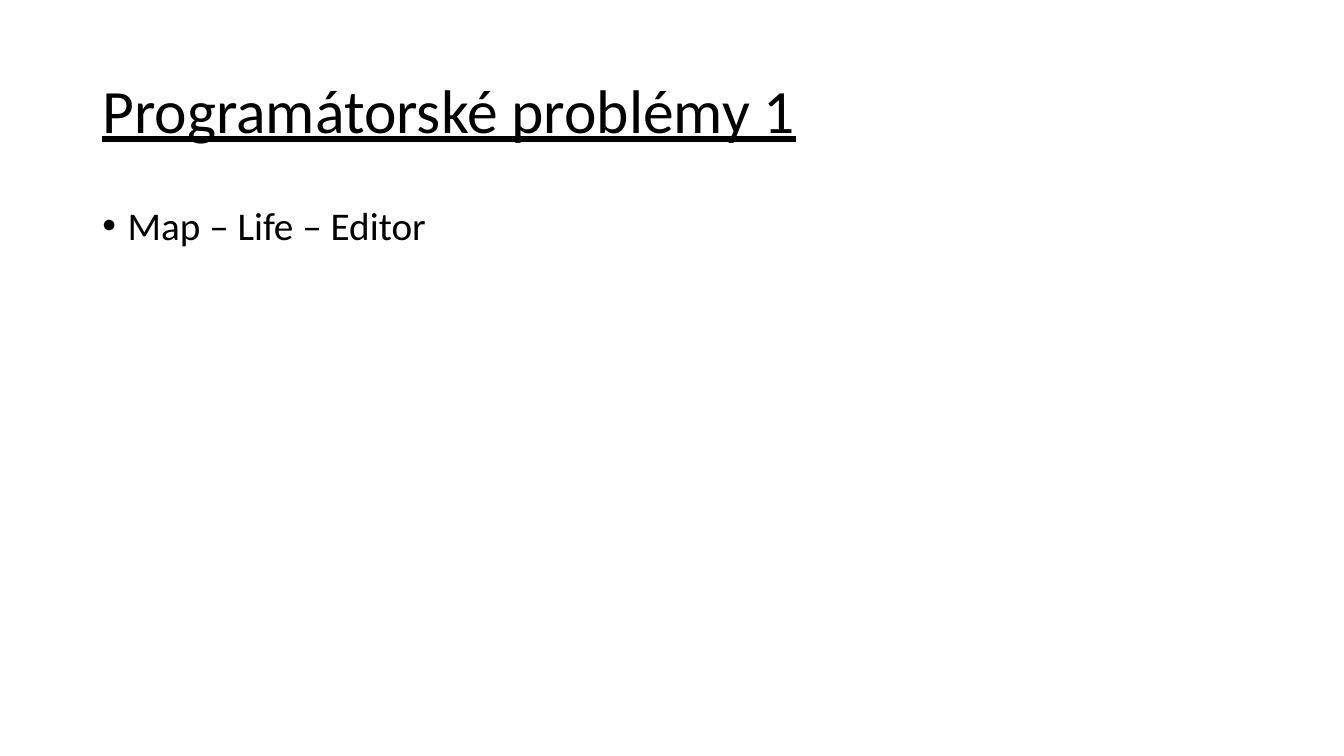
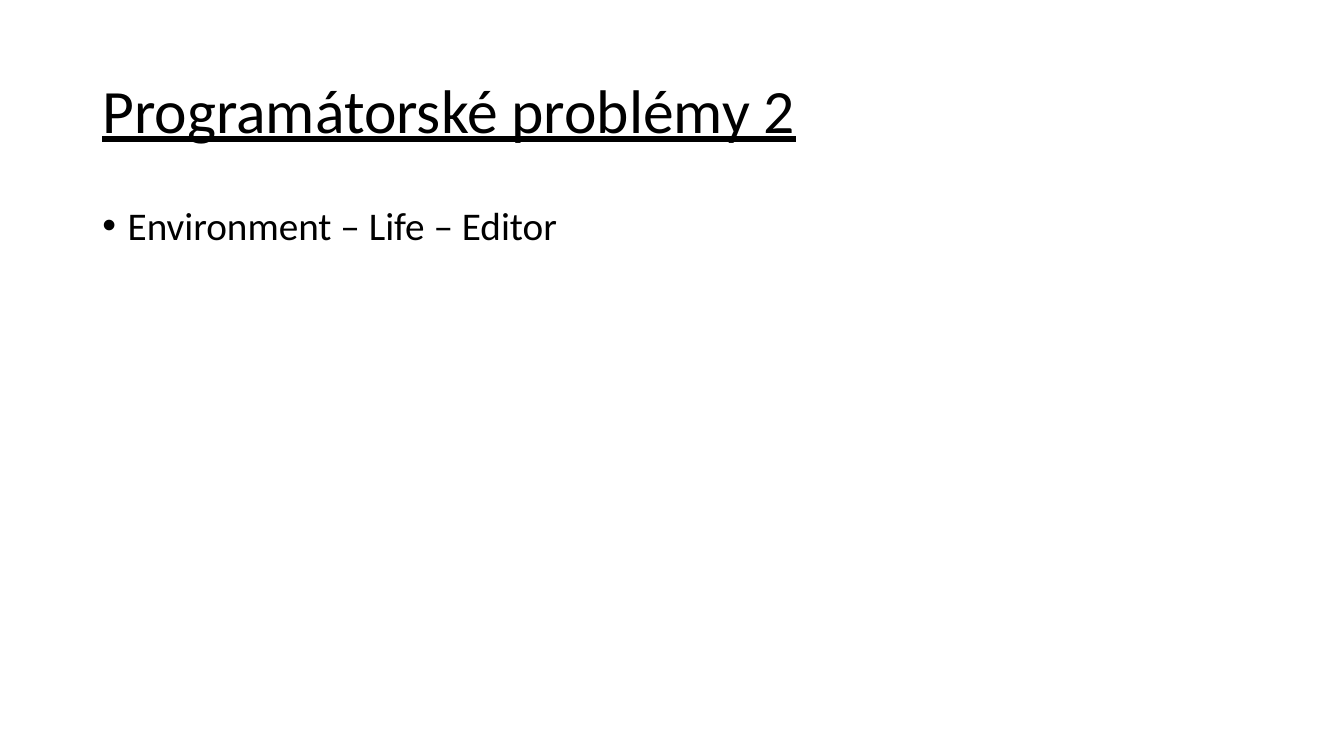
Before and after one commit to CyrChudac/Pokus1-.NET-zapoctak, a slide deck: slide 12 of Specification_and_Documantation_and_presentation/Prezentace programu.pptx (slide 9 before the commit). Drawn at 1344x756 pixels with LibreOffice and Linux fonts; fonts in the diff are those of the drawing. Boxes give left, top, right and bottom in pixels: in the first picture for what was removed or moved away, otherwise in the second. Text is boxed around its words. In the diff, an @@ line names an element or a change of style, - is before the commit and + after.

```diff
--- a/Specification_and_Documantation_and_presentation/Prezentace programu.pptx
+++ b/Specification_and_Documantation_and_presentation/Prezentace programu.pptx
@@ title at box(102, 90, 795, 144): text changed @@
-Programátorské problémy 1
+Programátorské problémy 2
@@ text at box(128, 212, 557, 241): text changed @@
-• Map – Life – Editor
+• Environment – Life – Editor
```
Also in this commit, not shown: 3 other slides changed, 2 slides added, 10 other files.
